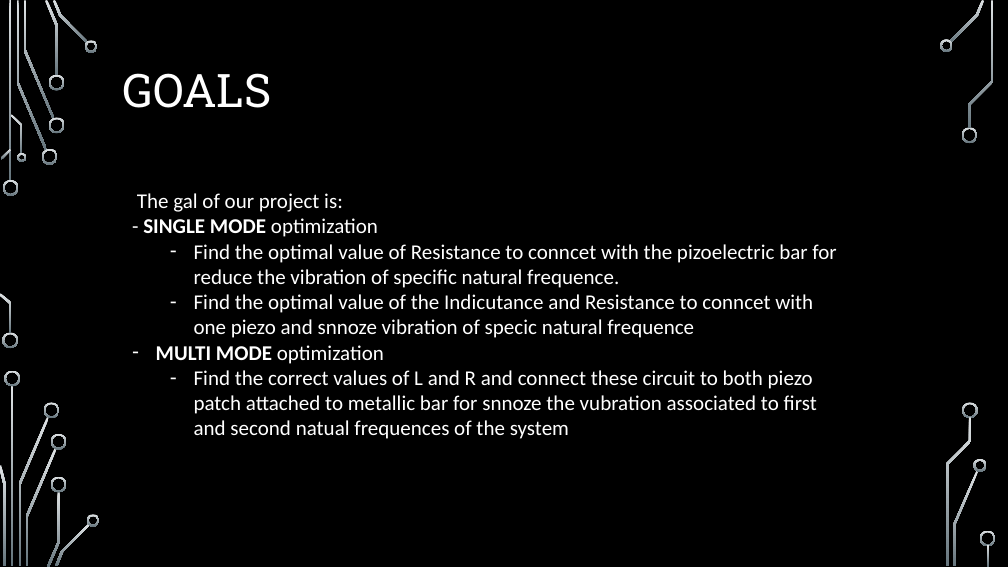
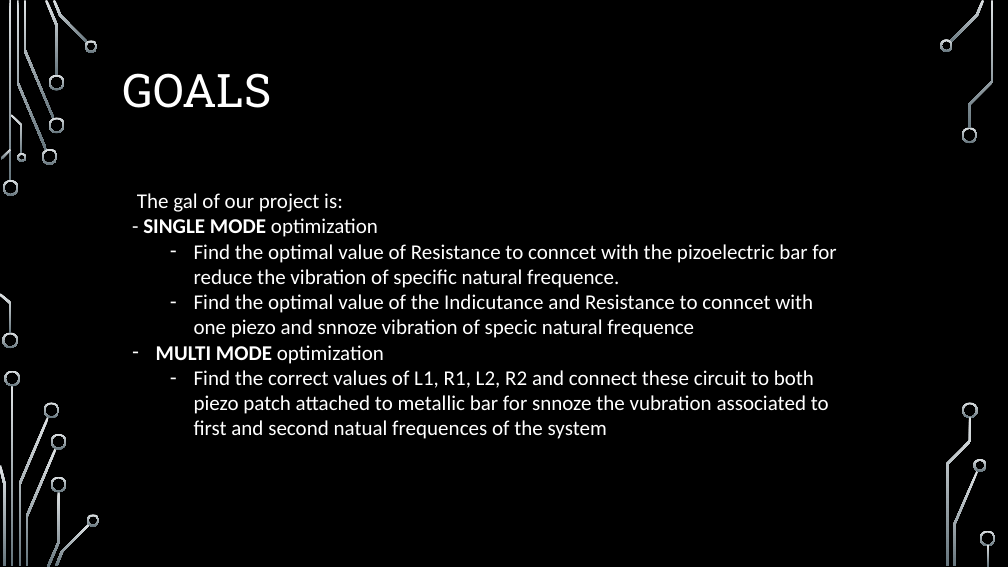
Before and after one commit to elchape99/SSCSA, a slide deck: slide 4 of presentazione_progetto.pptx. Drawn at 1008x567 pixels with LibreOffice and Linux fonts; fonts in the diff are those of the drawing; background and template pictures are left out. Boxes give left, top, right and bottom in pixels: in the first picture for what was removed or moved away, otherwise in the second. Text is boxed around its words. In the diff, an @@ line names an element or a change of style, - is before the commit and + after.

```diff
--- a/presentazione_progetto.pptx
+++ b/presentazione_progetto.pptx
@@ text at bbox=[194, 370, 829, 439]: text changed @@
-  – Find the correct values of L and R and connect these circuit to both piezo patch attached to metallic bar for snnoze the vubration associated to first and second natual frequences of the system
+  – Find the correct values of L1, R1, L2, R2 and connect these circuit to both piezo patch attached to metallic bar for snnoze the vubration associated to first and second natual frequences of the system
```
Also in this commit, not shown: 4 other slides changed, 6 slides added, 2 slides removed, 11 other files.
